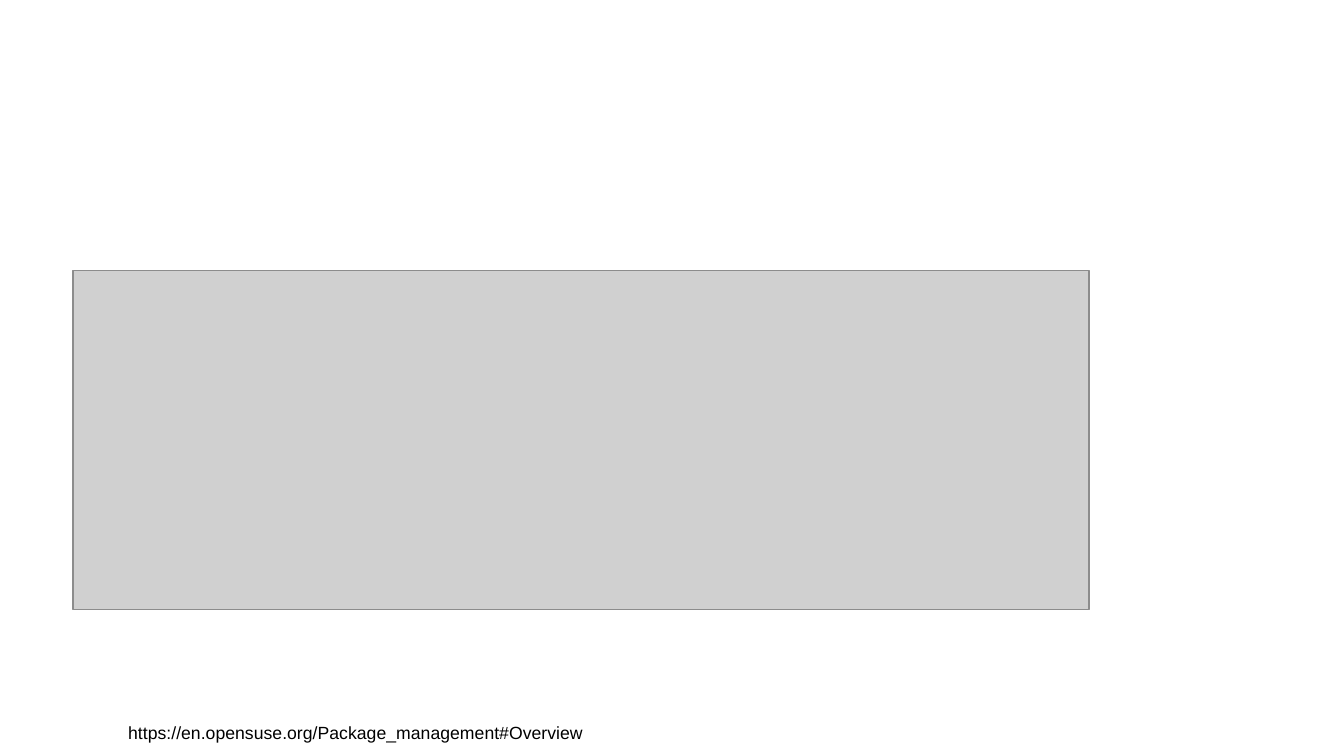
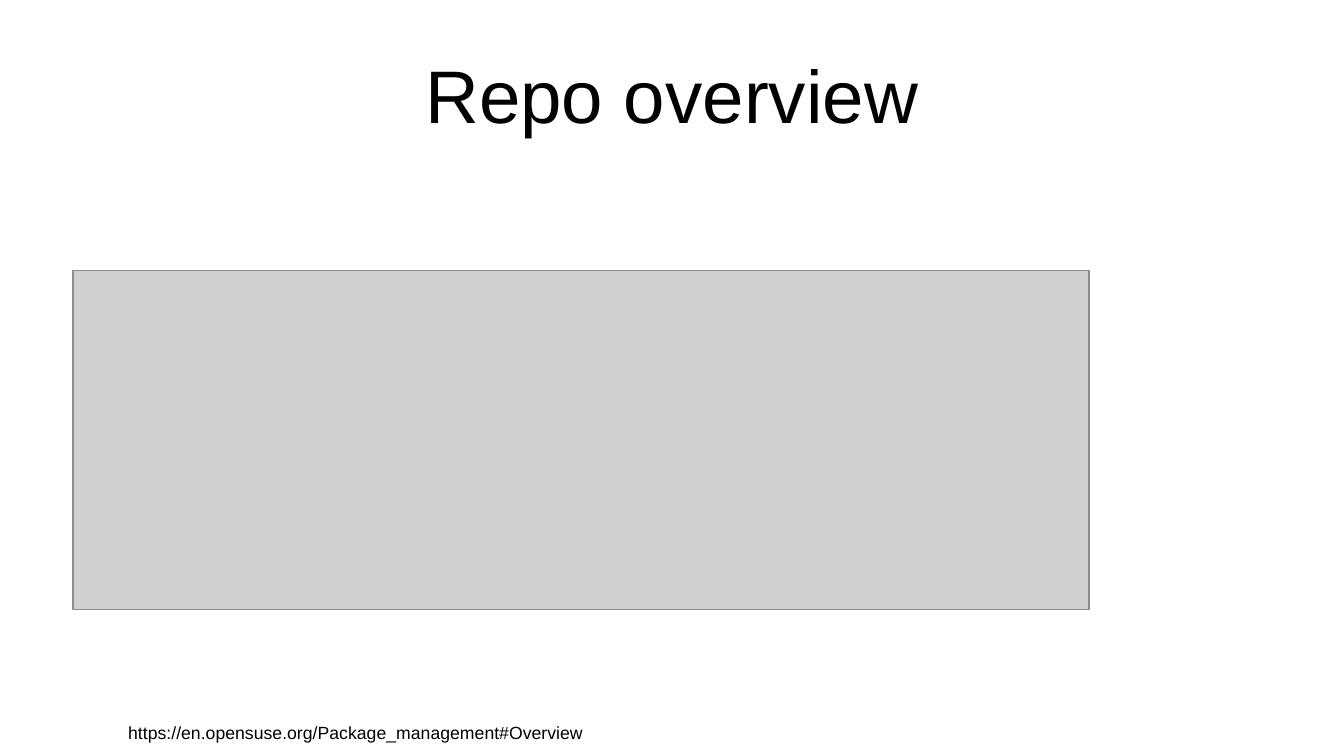
Before and after one commit to andrewchandler/dnf_presentation, a slide deck: slide 10 of yum.odp (slide 9 before the commit). Drawn at 1344x756 pixels with LibreOffice and Linux fonts; fonts in the diff are those of the drawing; grey boxes stand for pictures. Boxes give left, top, right and bottom in pixels: in the first picture for what was removed or moved away, otherwise in the second. Text is boxed around its words. In the diff, an @@ line names an element or a change of style, - is before the commit and + after.

```diff
--- a/yum.odp
+++ b/yum.odp
@@ title added at (x1=425, y1=69, x2=918, y2=137), 44 pt, text #000000 @@
+Repo overview
```
Also in this commit, not shown: 9 other slides changed, 1 slide added, 1 other file.
